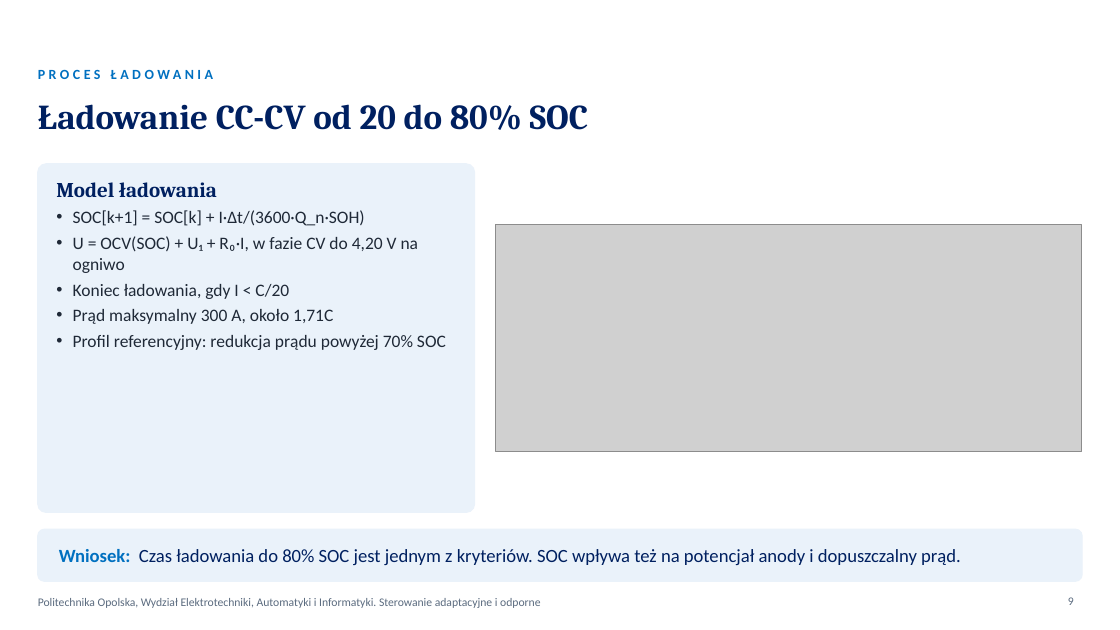
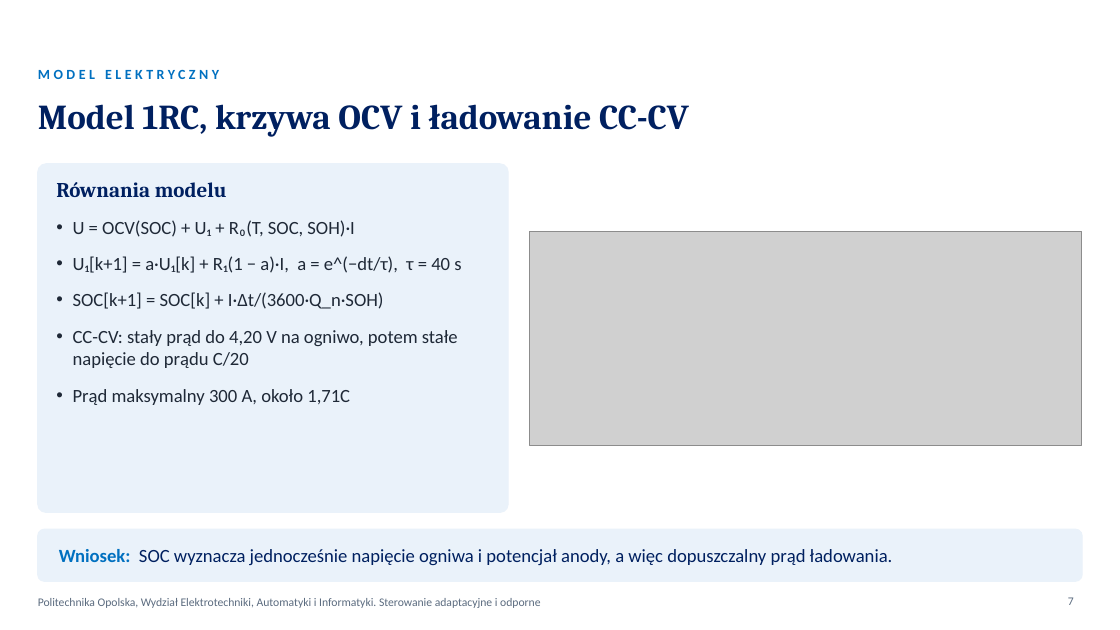
Before and after one commit to KarolFabianek/Adaptive-and-robust-control, a slide deck: slide 7 of Prezentacja/BTMS_WYKLAD_FABIANEK_FORTUNA.pptx (slide 9 before the commit). Drawn at 1120x630 pixels with LibreOffice and Linux fonts; fonts in the diff are those of the drawing; grey boxes stand for pictures; background and template pictures are left out. Boxes give left, top, right and bottom in pixels: in the first picture for what was removed or moved away, otherwise in the second. Text is boxed around its words. In the diff, an @@ line names an element or a change of style, - is before the commit and + after.

Commit message:
Jeden wykład na 45 minut z teorią i wynikami projektu
- jedna prezentacja (46 slajdów) zamiast osobnego wykładu i projektu
- nowe slajdy teoretyczne: model 1RC i CC-CV, czynniki przyspieszenia
  starzenia, obserwator temperatury rdzenia, metoda RLS, pętla SOH
- jeden skrypt SKRYPT_WYKLADU.md z podziałem na osoby, przebiegiem
  wykładu i miejscami czterech pokazów w MATLAB-ie

```diff
--- a/Prezentacja/BTMS_WYKLAD_FABIANEK_FORTUNA.pptx
+++ b/Prezentacja/BTMS_WYKLAD_FABIANEK_FORTUNA.pptx
@@ text at [38,69,219,79]: text changed @@
-PROCES ŁADOWANIA
+MODEL ELEKTRYCZNY
@@ title at [38,104,689,137]: text changed @@
-Ładowanie CC-CV od 20 do 80% SOC
+Model 1RC, krzywa OCV i ładowanie CC-CV
@@ rounded rectangle: place and size @@
-rounded rectangle at [38,164,475,513]
+rounded rectangle at [38,164,508,513]
@@ text at [56,182,461,273]: text changed; size 18 to 16 pt; font Cambria to Calibri; text colour #002060 to #1F2937; bold off @@
-Model ładowania
+Równania modelu
+• U = OCV(SOC) + U₁ + R₀(T, SOC, SOH)·I
+• U₁[k+1] = a·U₁[k] + R₁(1 − a)·I, a = e^(−dt/τ), τ = 40 s
@@ picture: place and size @@
-picture at [496,225,1082,452]
+picture at [529,231,1082,444]
@@ text at [73,292,384,405]: size 15 to 16 pt in "SOC[k+1] = SOC[k] + I·Δt/(3600·Q_n·SOH)", "Prąd maksymalny 300 A, około 1,71C"; more space between paragraphs @@
@@ text at [73,330,458,368]: text changed; size 15 to 16 pt @@
-• U = OCV(SOC) + U₁ + R₀·I, w fazie CV do 4,20 V na ogniwo
-• Koniec ładowania, gdy I < C/20
+• CC-CV: stały prąd do 4,20 V na ogniwo, potem stałe napięcie do prądu C/20
@@ text at [73,335,446,350]: paragraph removed @@
-• Profil referencyjny: redukcja prądu powyżej 70% SOC
@@ text at [59,549,893,565]: text changed @@
-Wniosek: Czas ładowania do 80% SOC jest jednym z kryteriów. SOC wpływa też na potencjał anody i dopuszczalny prąd.
+Wniosek: SOC wyznacza jednocześnie napięcie ogniwa i potencjał anody, a więc dopuszczalny prąd ładowania.
@@ page number at [1068,597,1074,605]: text changed @@
-9
+7
```
Also in this commit, not shown: 8 other slides changed, 24 slides added, 5 slides removed, 7 other files.
